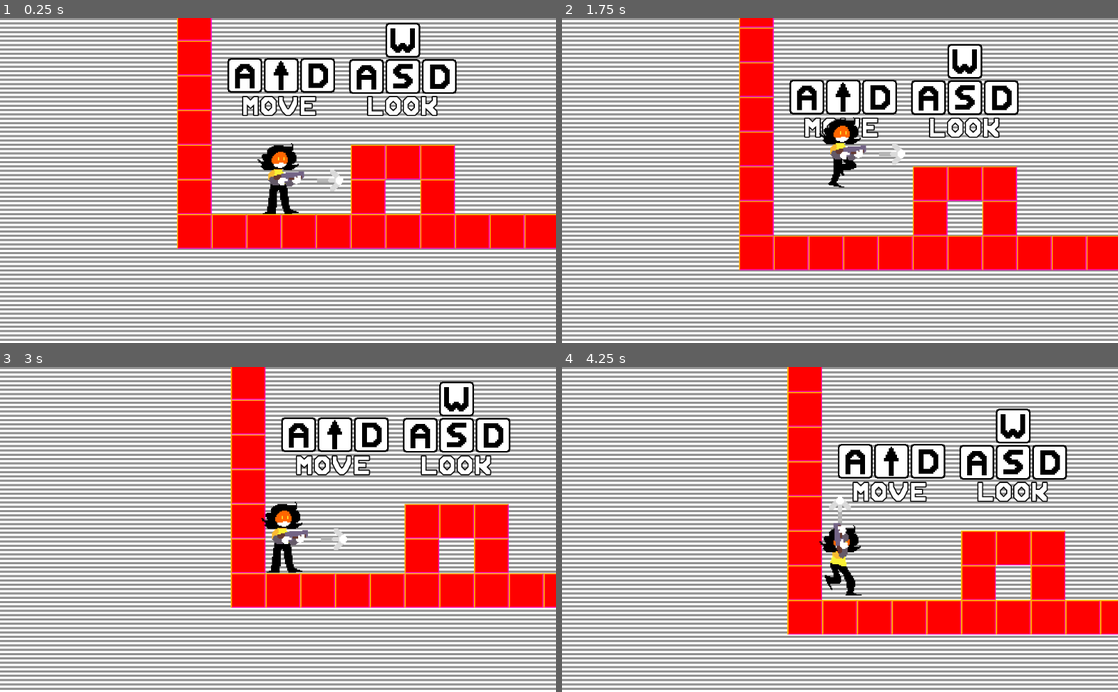
Above: before the commit, frames 1-4 (two rows, left to right).
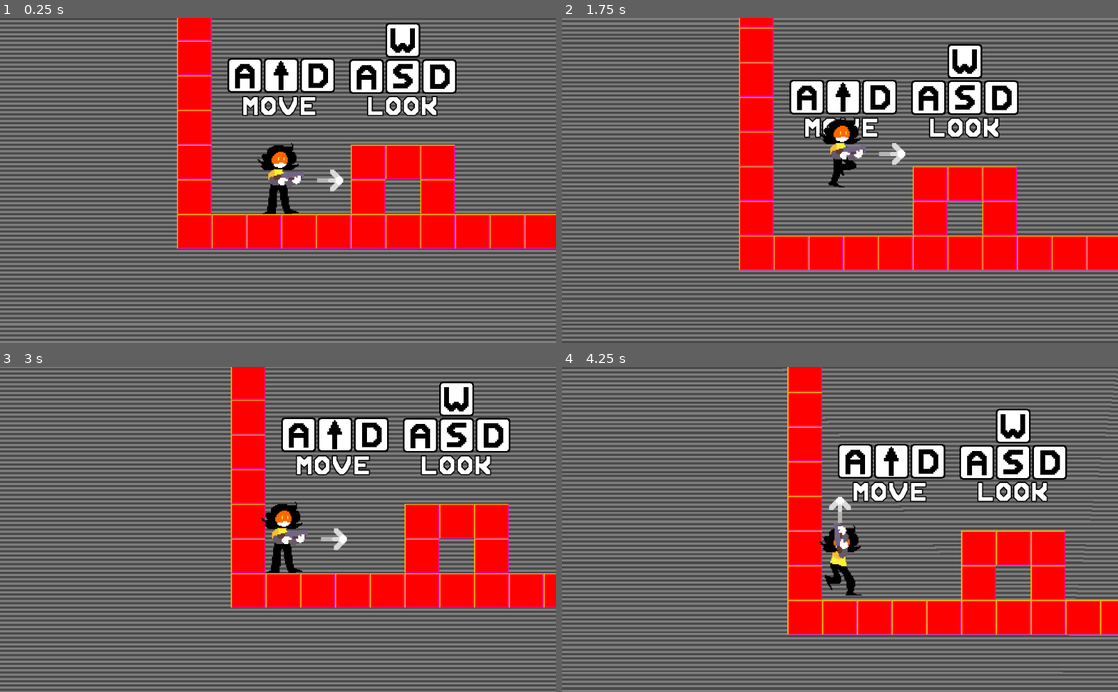
Above: after the commit, the same moments.

Repository: loopies2600/Sillarium
Game: Godot game, scene res://scenes/Levels/Test/TestTutorial.tscn
The game is run twice, just before and just after one commit, with the same random seed, the same clock (stepped at 60 frames per second) and the same inputs.
Inputs:
- Up to frame 1 (0.25 s): no input
- Up to frame 2 (1.75 s): hold C (input_hold) 0.53-1.28 s; tap Up (jump) at 0.77, 1.52 s; tap S (look_down) at 1.35 s
- Up to frame 3 (3 s): hold A (look_left) 2.03-2.78 s; tap D (look_right) at 2.85 s
- Up to frame 4 (4.25 s): tap Up (jump) at 3.02, 3.77 s; hold W (look_up) from 3.53 s (still down)

The runs differ from the first frame. In frame 1, 79% of the frame differs, in the area x 0-100%, y 0-100%; in frame 2, 55%; in frame 3, 69%; in frame 4, 79%.

Commit message:
BG scroll

Diff:
--- a/scenes/Levels/Test/TestTutorial.tscn
+++ b/scenes/Levels/Test/TestTutorial.tscn
@@ -8,6 +8,7 @@
 [ext_resource path="res://scenes/enemy/PinataMan.tscn" type="PackedScene" id=6]
 [ext_resource path="res://font/sillariumfont.ttf" type="DynamicFontData" id=7]
 [ext_resource path="res://sprites/background/tutorial_test_background.png" type="Texture" id=8]
+[ext_resource path="res://scenes/Levels/Test/testScroll.gd" type="Script" id=9]
 
 [sub_resource type="AtlasTexture" id=1]
 atlas = ExtResource( 4 )
@@ -129,9 +130,25 @@
 [node name="PinataMan3" parent="Pinatas" instance=ExtResource( 6 )]
 position = Vector2( 840, -608 )
 
-[node name="Background" type="CanvasLayer" parent="."]
-layer = -1
+[node name="Background" type="ParallaxBackground" parent="."]
+layer = -128
+scroll_base_scale = Vector2( 0, 0 )
+scroll_ignore_camera_zoom = true
+script = ExtResource( 9 )
 
-[node name="Sprite" type="Sprite" parent="Background"]
+[node name="ParallaxLayer" type="ParallaxLayer" parent="Background"]
+motion_scale = Vector2( 0, 0 )
+
+[node name="BG" type="TextureRect" parent="Background/ParallaxLayer"]
+modulate = Color( 0.501961, 0.501961, 0.501961, 1 )
+margin_left = -512.0
+margin_top = -900.0
+margin_right = 512.0
+margin_bottom = 300.0
+grow_horizontal = 2
+grow_vertical = 2
 texture = ExtResource( 8 )
-centered = false
+stretch_mode = 2
+__meta__ = {
+"_edit_use_anchors_": false
+}
--- /dev/null
+++ b/scenes/Levels/Test/testScroll.gd
@@ -0,0 +1,10 @@
+extends ParallaxBackground
+
+var speed = 0.5
+onready var bg = $ParallaxLayer
+
+func _process(delta):
+	bg.motion_offset.y += speed
+
+	if (bg.motion_offset.y >= 600):
+		bg.motion_offset.y = 0
--- a/scenes/enemy/PinataMan.tscn
+++ b/scenes/enemy/PinataMan.tscn
@@ -18,10 +18,10 @@
 tracks/0/imported = false
 tracks/0/enabled = true
 tracks/0/keys = {
-"times": PoolRealArray( 0, 0.1, 0.3 ),
-"transitions": PoolRealArray( 1, 1, 1 ),
+"times": PoolRealArray( 0, 0.3 ),
+"transitions": PoolRealArray( 1, 1 ),
 "update": 1,
-"values": [ ExtResource( 1 ), ExtResource( 3 ), ExtResource( 2 ) ]
+"values": [ ExtResource( 3 ), ExtResource( 2 ) ]
 }
 tracks/1/type = "method"
 tracks/1/path = NodePath(".")
@@ -37,6 +37,18 @@
 "method": "StartFalling"
 } ]
 }
+tracks/2/type = "value"
+tracks/2/path = NodePath("Sprite:scale")
+tracks/2/interp = 1
+tracks/2/loop_wrap = true
+tracks/2/imported = false
+tracks/2/enabled = true
+tracks/2/keys = {
+"times": PoolRealArray( 0, 0.1, 0.2, 0.4 ),
+"transitions": PoolRealArray( 1, 1, 1, 1 ),
+"update": 0,
+"values": [ Vector2( 1, 1 ), Vector2( 1.5, 1.5 ), Vector2( 0.5, 0.5 ), Vector2( 1e-05, 1e-05 ) ]
+}
 
 [sub_resource type="Animation" id=3]
 resource_name = "Swinging"
@@ -44,7 +56,7 @@
 loop = true
 tracks/0/type = "value"
 tracks/0/path = NodePath("Sprite:rotation_degrees")
-tracks/0/interp = 1
+tracks/0/interp = 2
 tracks/0/loop_wrap = true
 tracks/0/imported = false
 tracks/0/enabled = true
@@ -53,6 +65,18 @@
 "transitions": PoolRealArray( 1, 1, 1, 1, 1, 1, 1 ),
 "update": 0,
 "values": [ 20.0, 15.0, -15.0, -20.0, -15.0, 15.0, 20.0 ]
+}
+tracks/1/type = "value"
+tracks/1/path = NodePath("Sprite:texture")
+tracks/1/interp = 1
+tracks/1/loop_wrap = true
+tracks/1/imported = false
+tracks/1/enabled = true
+tracks/1/keys = {
+"times": PoolRealArray( 0 ),
+"transitions": PoolRealArray( 1 ),
+"update": 1,
+"values": [ ExtResource( 1 ) ]
 }
 
 [node name="PinataMan" type="Area2D"]
Not shown: 1 places in scenes/Levels/Test/TestTutorial.tscn that only renumber resources
